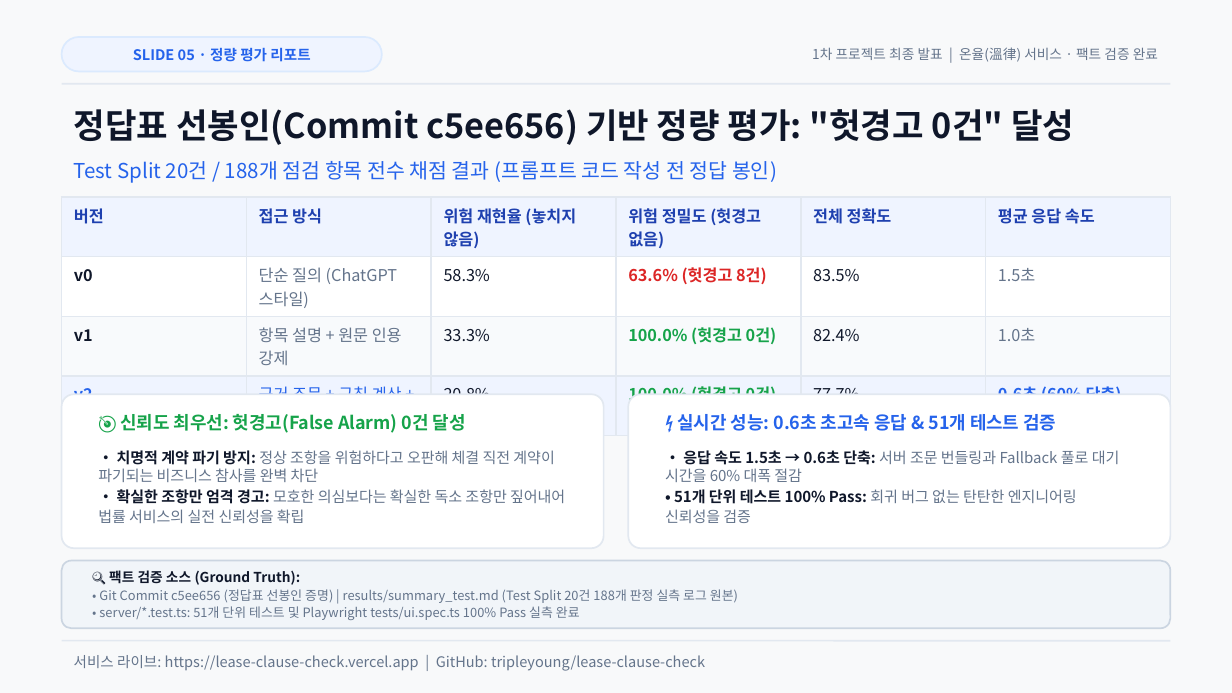
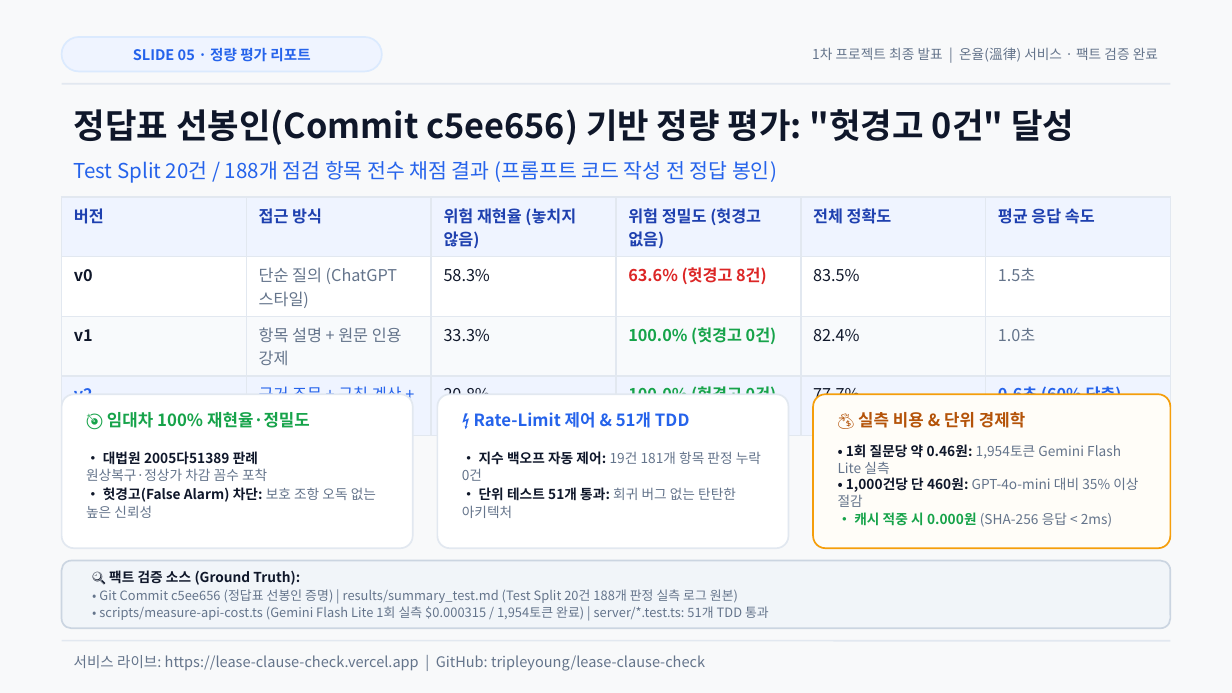
Before and after one commit to tripleyoung/lease-clause-check, a slide deck: slide 5 of submission/01_발표자료_계약서특약점검기.pptx. Drawn at 1232x693 pixels with LibreOffice and Linux fonts; fonts in the diff are those of the drawing. Boxes give left, top, right and bottom in pixels: in the first picture for what was removed or moved away, otherwise in the second. Text is boxed around its words. In the diff, an @@ line names an element or a change of style, - is before the commit and + after.

Commit message:
feat(presentation): 슬라이드 5·6 단위경제학(API비용 0.46원) 및 시장경쟁비교(온율 4대 Moat) 전격 반영, 대본·Q&A 보강

```diff
--- a/submission/01_발표자료_계약서특약점검기.pptx
+++ b/submission/01_발표자료_계약서특약점검기.pptx
@@ rounded rectangle: place and size @@
-rounded rectangle at <box>62,394,604,548</box>
+rounded rectangle at <box>62,394,413,548</box>
@@ text at <box>107,412,310,428</box>: text changed; size 10.5 to 9.8 pt @@
-🎯 신뢰도 최우선: 헛경고(False Alarm) 0건 달성
+🎯 임대차 100% 재현율·정밀도
@@ rounded rectangle: place and size @@
-rounded rectangle at <box>628,394,1170,548</box>
+rounded rectangle at <box>437,394,788,548</box>
@@ text at <box>474,412,689,428</box>: text changed; size 10.5 to 9.8 pt @@
-⚡ 실시간 성능: 0.6초 초고속 응답 & 51개 테스트 검증
+⚡ Rate-Limit 제어 & 51개 TDD
@@ rounded rectangle added at <box>813,394,1170,548</box>, fill #FFFDF8, outline #F59E0B 1 pt @@
@@ text added at <box>858,412,1025,428</box>, 9.8 pt, text #B45309, bold @@
+💰 실측 비용 & 단위 경제학
@@ text added at <box>838,444,1138,527</box>, 8 pt, text #64748B @@
+• 1회 질문당 약 0.46원: 1,954토큰 Gemini Flash Lite 실측
+• 1,000건당 단 460원: GPT-4o-mini 대비 35% 이상 절감
+• 캐시 적중 시 0.000원 (SHA-256 응답 < 2ms)
@@ text at <box>86,451,376,518</box>: text changed; size 8.8 to 8 pt; text colour #64748B to #0F172A; bold on @@
-• 치명적 계약 파기 방지: 정상 조항을 위험하다고 오판해 체결 직전 계약이 파기되는 비즈니스 참사를 완벽 차단
-• 확실한 조항만 엄격 경고: 모호한 의심보다는 확실한 독소 조항만 짚어내어 법률 서비스의 실전 신뢰성을 확립
+• 대법원 2005다51389 판례
+원상복구·정상가 차감 꼼수 포착
+• 헛경고(False Alarm) 차단: 보호 조항 오독 없는 높은 신뢰성
@@ text at <box>462,451,761,518</box>: text changed; size 8.8 to 8 pt @@
-• 응답 속도 1.5초 → 0.6초 단축: 서버 조문 번들링과 Fallback 풀로 대기 시간을 60% 대폭 절감
-• 51개 단위 테스트 100% Pass: 회귀 버그 없는 탄탄한 엔지니어링 신뢰성을 검증
+• 지수 백오프 자동 제어: 19건 181개 항목 판정 누락 0건
+• 단위 테스트 51개 통과: 회귀 버그 없는 탄탄한 아키텍처
@@ text at <box>99,603,769,620</box>: text changed @@
-• server/*.test.ts: 51개 단위 테스트 및 Playwright tests/ui.spec.ts 100% Pass 실측 완료
+• scripts/measure-api-cost.ts (Gemini Flash Lite 1회 실측 $0.000315 / 1,954토큰 완료) | server/*.test.ts: 51개 TDD 통과
```
Also in this commit, not shown: 1 other slide changed, 7 other files.
